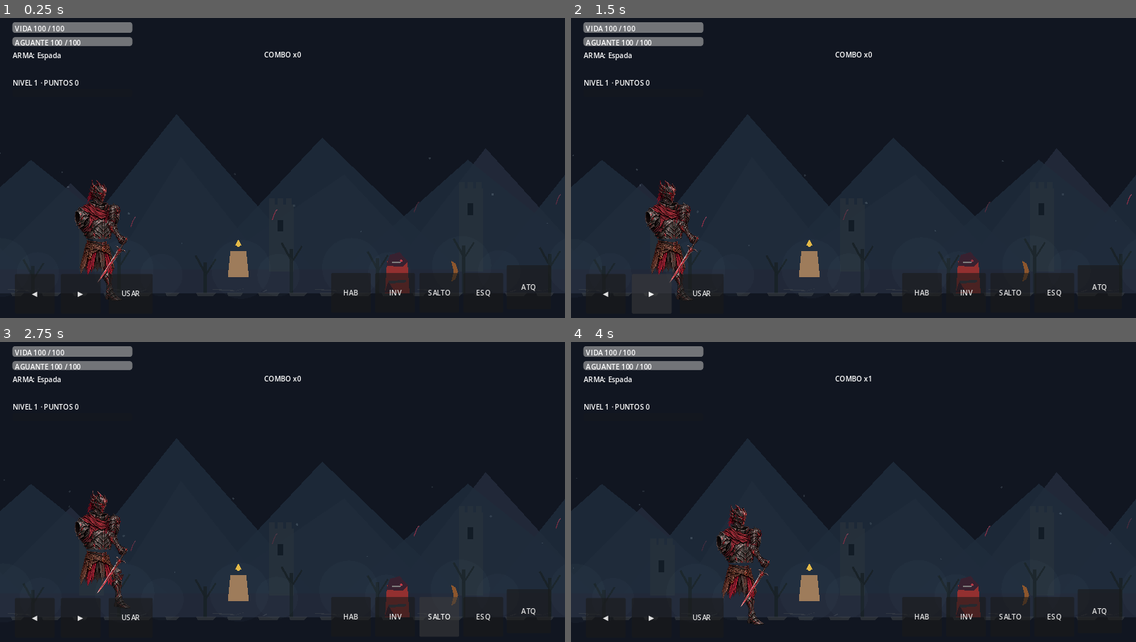
Above: before the commit, frames 1-4 (two rows, left to right).
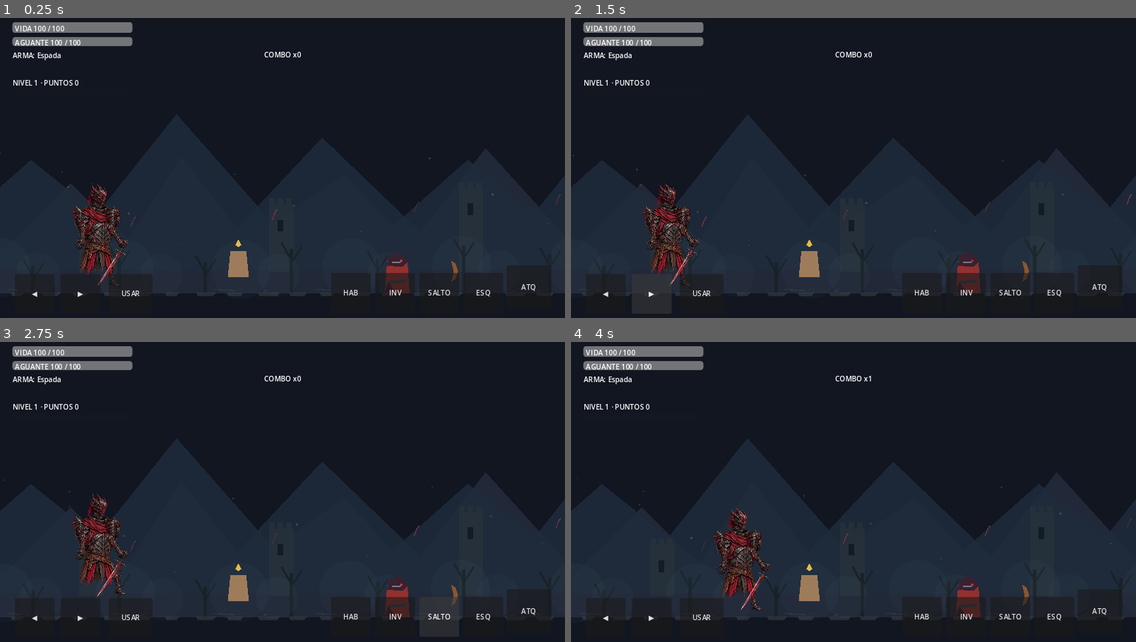
Above: after the commit, the same moments.

Repository: LoloscarPrr/EchoFragment
Game: Godot game, scene res://scenes/main/Main.tscn
Two runs of this game, one before a commit and one after it. Both use one fixed random seed, a clock stepped at 60 frames per second and the inputs below.
Inputs (mouse positions are in pixels of both pictures, inside the frame that each line leads up to):
- Up to frame 1 (0.25 s): no input
- Up to frame 2 (1.5 s): click "◀" at 0.5 s; click "▶" at 1.25 s
- Up to frame 3 (2.75 s): click "SALTO" at 2 s
- Up to frame 4 (4 s): move the mouse to (977, 477) at 2.77 s; hold D (move_right) 2.78-3.5 s; tap J (attack) at 2.85 s; click (977, 477) at 2.92 s; tap Space (jump) at 3.02 s; drag from (740, 510) to (808, 588) at 3.52 s

The runs differ from the first frame. In frame 1, 1.1% of the frame differs, in the area x 12-23%, y 53-95%; in frame 2, 1.1%; in frame 3, 1.1%; in frame 4, 1.2%, in the area x 25-36%, y 54-95%.

Commit message:
fix(rig2d): address filmed torso gap, hidden left shoulder, overlapping legs and missing cape silhouette

Diff:
--- a/scripts/player/PortadorFullRigV02.gd
+++ b/scripts/player/PortadorFullRigV02.gd
@@ -49,18 +49,23 @@
     add_child(_armature)
 
     var hips := _bone(_armature, &"Hips", Vector2.ZERO)
-    var torso := _bone(hips, &"Torso", Vector2(0, -45))
+    # The recorded Android clip shows a clear gap between cuirass and belt.
+    # Move the upper body 15 source-space units down so armor overlaps the waist.
+    var torso := _bone(hips, &"Torso", Vector2(0, -30))
     var helmet := _bone(torso, &"Helmet", Vector2(0, -153))
-    var cape := _bone(torso, &"Cape", Vector2(-21, -134))
+    var cape := _bone(torso, &"Cape", Vector2(-31, -116))
     var cape_tip := _bone(cape, &"CapeTip", Vector2(-87, 146))
-    var left_thigh := _bone(hips, &"LegLThigh", Vector2(-31, 22))
-    var left_shin := _bone(left_thigh, &"LegLShin", Vector2(2, 90))
-    var left_foot := _bone(left_shin, &"LegLFoot", Vector2(19, 91))
-    var right_thigh := _bone(hips, &"LegRThigh", Vector2(29, 22))
-    var right_shin := _bone(right_thigh, &"LegRShin", Vector2(9, 84))
-    var right_foot := _bone(right_shin, &"LegRFoot", Vector2(15, 94))
+    # Separate the hip attachment points: both legs overlapped on screen.
+    var left_thigh := _bone(hips, &"LegLThigh", Vector2(-50, 19))
+    var left_shin := _bone(left_thigh, &"LegLShin", Vector2(2, 62))
+    var left_foot := _bone(left_shin, &"LegLFoot", Vector2(13, 66))
+    var right_thigh := _bone(hips, &"LegRThigh", Vector2(47, 19))
+    var right_shin := _bone(right_thigh, &"LegRShin", Vector2(6, 60))
+    var right_foot := _bone(right_shin, &"LegRFoot", Vector2(11, 68))
     # Move the rear shoulder outward so the left arm is not concealed by the cuirass.
-    var arm_l := _bone(torso, &"ArmLUpper", Vector2(-91, -119))
+    # The rear shoulder is an empty socket in the torso art. Place its real
+    # upper-arm image above the coraza, rather than rendering it behind it.
+    var arm_l := _bone(torso, &"ArmLUpper", Vector2(-80, -119))
     var fore_l := _bone(arm_l, &"ArmLForearm", Vector2(-1, 58))
     var hand_l := _bone(fore_l, &"ArmLHand", Vector2(14, 65))
     var arm_r := _bone(torso, &"ArmRUpper", Vector2(68, -119))
@@ -69,19 +74,20 @@
     var sword := _bone(hand_r, &"Sword", Vector2(6, 25))
 
     # Render order: cape behind all, then rear limbs, torso/helmet, front limbs, sword.
-    _sprite(cape, "cape", "cape", Vector2(840, 245), 0.235, -26)
-    _region(left_thigh, "leg_L", "leg_L_thigh", 0, 708, Vector2(515, 270), 0.205, -19)
-    _region(left_shin, "leg_L", "leg_L_shin", 650, 1150, Vector2(525, 708), 0.205, -18)
-    _region(left_foot, "leg_L", "leg_L_foot", 1090, 1536, Vector2(620, 1150), 0.205, -17)
-    _region(arm_l, "arm_L", "arm_L_upper", 0, 700, Vector2(488, 310), 0.148, -15)
-    _region(fore_l, "arm_L", "arm_L_forearm", 638, 1140, Vector2(483, 700), 0.148, -14)
-    _region(hand_l, "arm_L", "arm_L_hand", 1075, 1536, Vector2(575, 1140), 0.148, -13)
+    _sprite(cape, "cape", "cape", Vector2(840, 245), 0.275, -26)
+    _region(left_thigh, "leg_L", "leg_L_thigh", 0, 708, Vector2(515, 270), 0.145, -19)
+    _region(left_shin, "leg_L", "leg_L_shin", 650, 1150, Vector2(525, 708), 0.145, -18)
+    _region(left_foot, "leg_L", "leg_L_foot", 1090, 1536, Vector2(620, 1150), 0.145, -17)
+    # Cover the black socket in the torso artwork with the actual shoulder PNG.
+    _region(arm_l, "arm_L", "arm_L_upper", 0, 700, Vector2(488, 310), 0.148, 3)
+    _region(fore_l, "arm_L", "arm_L_forearm", 638, 1140, Vector2(483, 700), 0.148, 3)
+    _region(hand_l, "arm_L", "arm_L_hand", 1075, 1536, Vector2(575, 1140), 0.148, 3)
     _sprite(torso, "torso", "torso", Vector2(515, 752), 0.305, 0)
     # Helmet master is a close-up: its old 0.205 ratio made the head almost as tall as the torso.
     _sprite(helmet, "helmet", "helmet", Vector2(550, 810), 0.155, 4)
-    _region(right_thigh, "leg_R", "leg_R_thigh", 0, 684, Vector2(482, 275), 0.205, 6)
-    _region(right_shin, "leg_R", "leg_R_shin", 626, 1140, Vector2(525, 684), 0.205, 7)
-    _region(right_foot, "leg_R", "leg_R_foot", 1080, 1536, Vector2(600, 1140), 0.205, 8)
+    _region(right_thigh, "leg_R", "leg_R_thigh", 0, 684, Vector2(482, 275), 0.145, 6)
+    _region(right_shin, "leg_R", "leg_R_shin", 626, 1140, Vector2(525, 684), 0.145, 7)
+    _region(right_foot, "leg_R", "leg_R_foot", 1080, 1536, Vector2(600, 1140), 0.145, 8)
     _sprite(hips, "pelvis", "pelvis", Vector2(512, 298), 0.246, 10)
     _region(arm_r, "arm_R", "arm_R_upper", 0, 714, Vector2(480, 315), 0.148, 11)
     _region(fore_r, "arm_R", "arm_R_forearm", 650, 1145, Vector2(520, 714), 0.148, 12)
